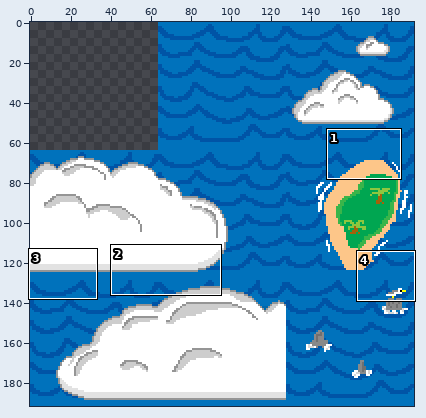
Sprite sheet: sprites/spr_background/layers/ff6c8d1f-0459-40e1-984c-08c008b23abc/4181176a-7846-4475-998b-24f8c7f09db0.png. Above, an overview of the earlier version with the close-up marked.
Close-up. As it was:
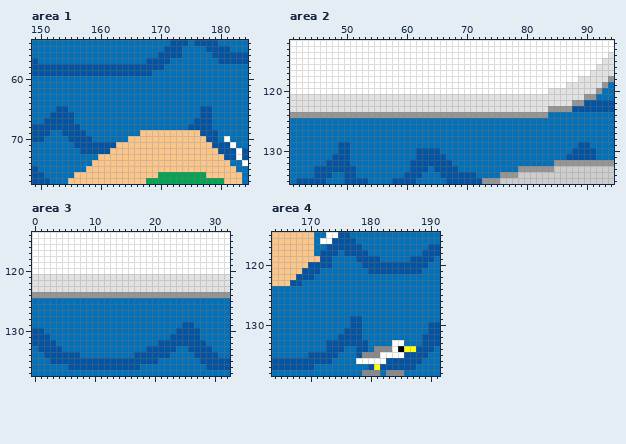
The file is 192x192 pixels. Shown: area 1: x 149..184, y 54..77; area 2: x 41..94, y 112..135; area 3: x 0..32, y 114..137; area 4: x 164..191, y 115..138. The commit also changed other parts of the picture, which this record leaves out.
And afterwards:
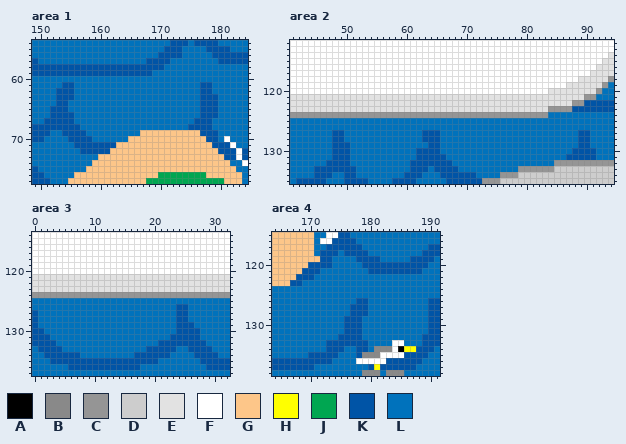
Palette (. is transparent): A #000000  B #898989  C #959595  D #cdcdcd  E #e2e2e2  F #ffffff  G #fdc689  H #ffff00  J #00a651  K #0054a6  L #0072bc
From old to new:
Area 1:
y 61: x 154..155 LL -> KK; x 177..178 LL -> KK
y 62: x 153..155 LLL -> KKK; x 177..178 LL -> KK
y 63: x 153..155 LLL -> KKK; x 177..179 LLL -> KKK
y 64: x 153..154 LL -> KK; x 177..179 LLL -> KKK
y 65: x 152 L -> K; x 179 L -> K
y 66: x 179 L -> K
Area 2:
y 127..128: x 48..49 LL -> KK; x 63..65 LLL -> KKK; x 89..90 LL -> KK
y 129: x 48 L -> K; x 64..65 LL -> KK
y 130: x 48 L -> K
Area 3:
y 126: x 24..25 LL -> KK
y 127..128: x 0 L -> K; x 24..25 LL -> KK
y 129: x 0 L -> K; x 24 L -> K
Area 4:
y 126: x 178..179 LL -> KK; x 190..191 LL -> KK
y 127..128: x 177..179 LLL -> KKK; x 190..191 LL -> KK
y 129: x 176 L -> K; x 190..191 LL -> KK
y 130: x 176 L -> K
